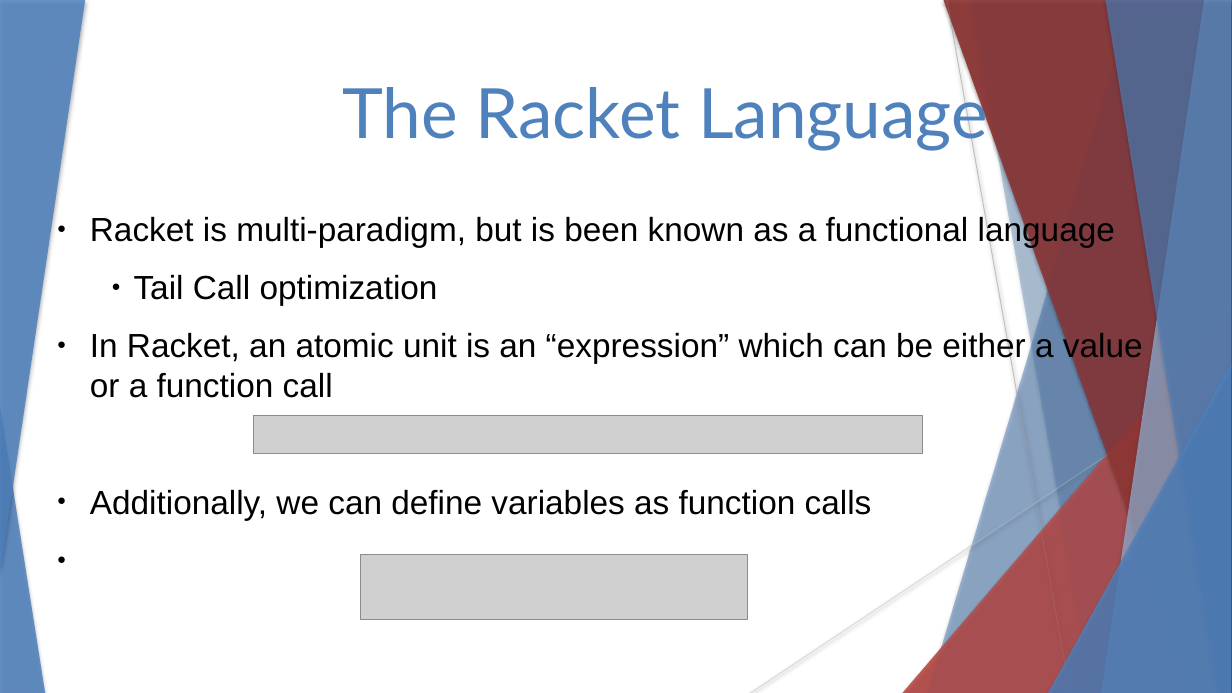
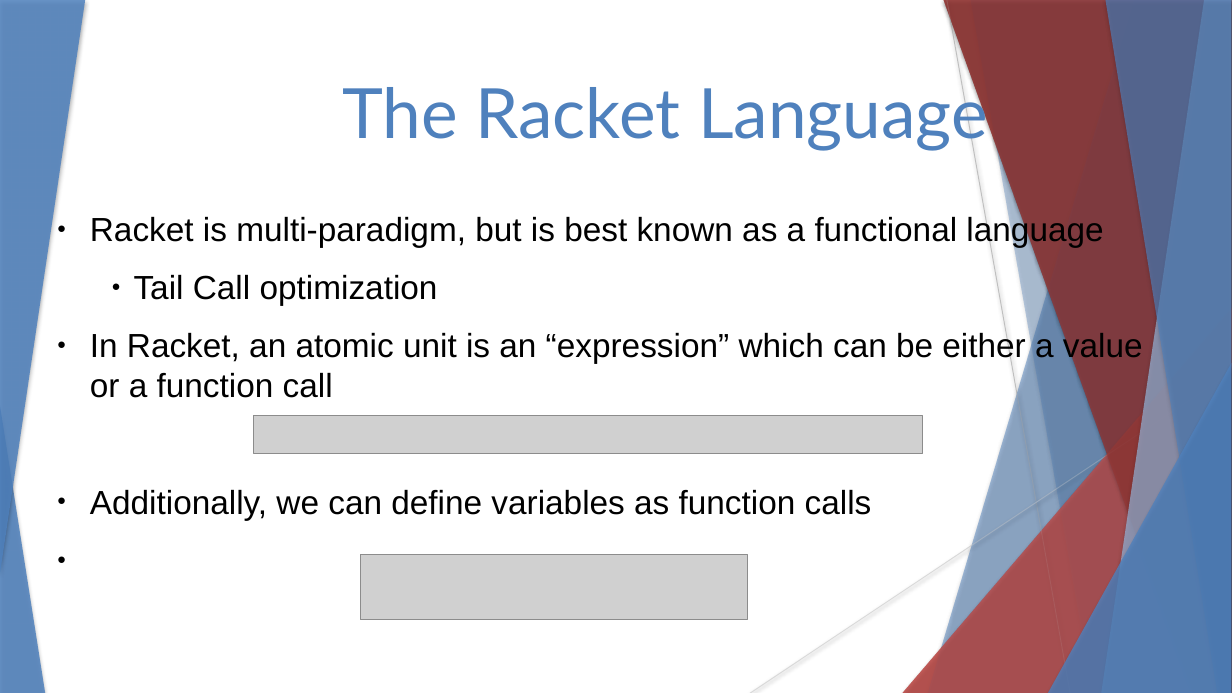
Before and after one commit to stevester94/CSC201_Project, a slide deck: slide 9 of CSC201Sec3Proj3Team4.pptx. Drawn at 1232x693 pixels with LibreOffice and Linux fonts; fonts in the diff are those of the drawing; grey boxes stand for pictures. Boxes give left, top, right and bottom in pixels: in the first picture for what was removed or moved away, otherwise in the second. Text is boxed around its words. In the diff, an @@ line names an element or a change of style, - is before the commit and + after.

Commit message:
typo

```diff
--- a/CSC201Sec3Proj3Team4.pptx
+++ b/CSC201Sec3Proj3Team4.pptx
@@ text at (x1=90, y1=214, x2=1103, y2=247): text changed @@
-● Racket is multi-paradigm, but is been known as a functional language
+● Racket is multi-paradigm, but is best known as a functional language
```
